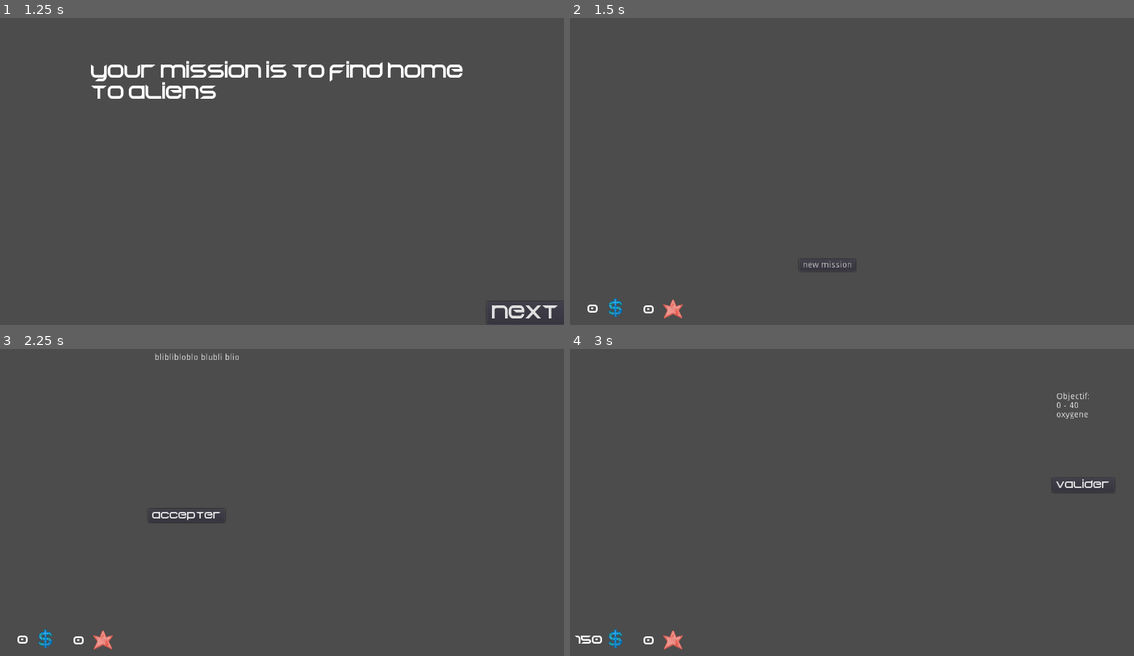
Above: before the commit, frames 1-4 (two rows, left to right).
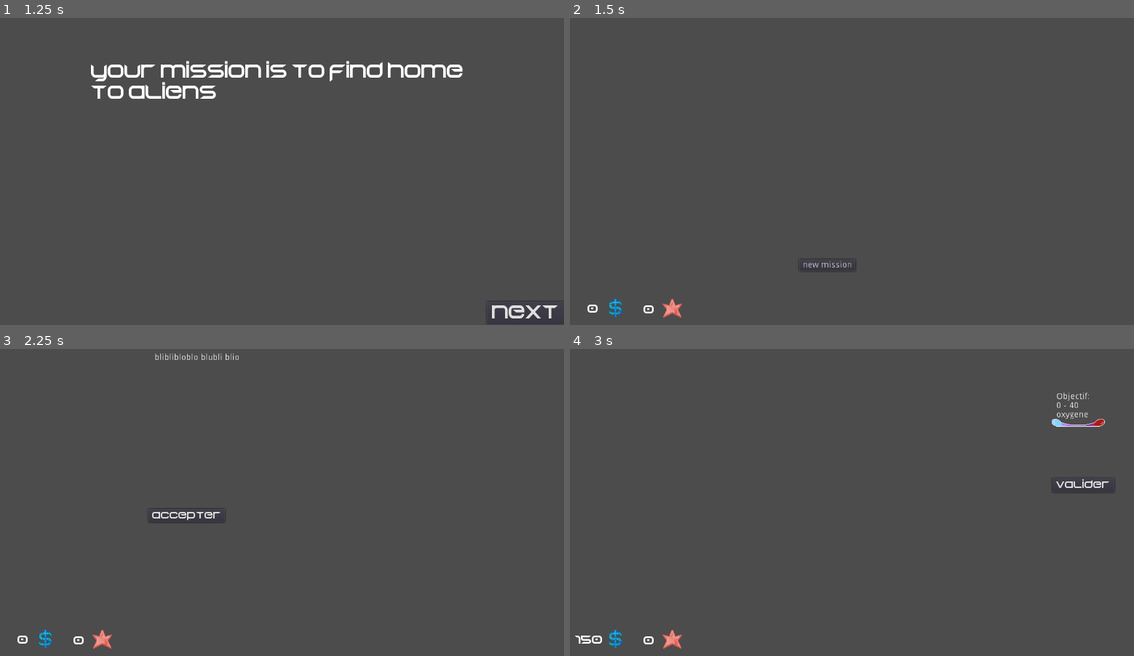
Above: after the commit, the same moments.

Repository: RyanHerb/-jubilant-octo-robot
Game: Godot game, scene res://Main.tscn
Same seed, same stepped clock (60 frames per second), same inputs: the game is played once before the commit and once after it.
Inputs:
- Up to frame 1 (1.25 s): click "start" at 0.5 s
- Up to frame 2 (1.5 s): click "next" at 1.25 s
- Up to frame 3 (2.25 s): click "new mission" at 2 s
- Up to frame 4 (3 s): click "accepter" at 2.75 s

Frame 1 is identical in both runs. In frame 2, less than 0.1% of the frame differs, in the area x 16-20%, y 91-98%; in frame 3, less than 0.1%; in frame 4, 0.2%, in the area x 16-95%, y 22-98%.

Commit message:
icone temp added

Diff:
--- a/HUDBureau.gd
+++ b/HUDBureau.gd
@@ -27,7 +27,7 @@
 	$NewMission.show()
 
 func mission_validated(mission):
-	$Objectifs.show()
+	objectif_show()
 	$FinishMissionButton.show()
 	update_money(mission.get_budget())
 	$Objectifs.clear()
@@ -50,7 +50,7 @@
 func hide_all():
 	$AffichMissionButton.hide()
 	hide_money_prestige()
-	$Objectifs.hide()
+	objectif_hide()
 	$FinishMissionButton.hide()
 	$Fin.hide()
 	$NewMission.hide()
@@ -70,6 +70,14 @@
 	$Prestige.hide()
 	$SymbolePrestige.hide()
 
+func objectif_hide():
+	$Objectifs.hide()
+	$IconeTemp.hide()
+
+func objectif_show():
+	$Objectifs.show()
+	$IconeTemp.show()
+
 func _on_AcceptMission_pressed():
 	$RecapMission.show()
 	$AcceptMission.hide()
@@ -80,7 +88,7 @@
 
 func _on_FinishMissionButton_pressed():
 	$FinishMissionButton.hide()
-	$Objectifs.hide()
+	objectif_hide()
 	update_prestige()
 	emit_signal("mission_finished")
 
--- a/HUDBureau.tscn
+++ b/HUDBureau.tscn
@@ -1,29 +1,30 @@
-[gd_scene load_steps=11 format=2]
+[gd_scene load_steps=12 format=2]
 
 [ext_resource path="res://assets/Begok v15_2015___free.ttf" type="DynamicFontData" id=1]
 [ext_resource path="res://HUDBureau.gd" type="Script" id=2]
 [ext_resource path="res://assets/icons_ui/cash.png" type="Texture" id=3]
 [ext_resource path="res://assets/icons_ui/prestige.png" type="Texture" id=4]
+[ext_resource path="res://assets/icons_ui/temperature_jauge_slim.png" type="Texture" id=5]
 
-[sub_resource type="DynamicFont" id=9]
+[sub_resource type="DynamicFont" id=1]
 font_data = ExtResource( 1 )
 
-[sub_resource type="DynamicFont" id=10]
+[sub_resource type="DynamicFont" id=2]
 size = 20
 font_data = ExtResource( 1 )
 
-[sub_resource type="DynamicFont" id=5]
+[sub_resource type="DynamicFont" id=3]
 size = 20
 font_data = ExtResource( 1 )
 
-[sub_resource type="DynamicFont" id=7]
+[sub_resource type="DynamicFont" id=4]
 font_data = ExtResource( 1 )
 
-[sub_resource type="DynamicFont" id=11]
+[sub_resource type="DynamicFont" id=5]
 size = 35
 font_data = ExtResource( 1 )
 
-[sub_resource type="DynamicFont" id=12]
+[sub_resource type="DynamicFont" id=6]
 font_data = ExtResource( 1 )
 
 [node name="HUDBureau" type="Node2D"]
@@ -113,7 +114,7 @@
 }
 
 [node name="SymbolePrestige" type="Sprite" parent="."]
-position = Vector2( 181.079, 346.78 )
+position = Vector2( 179.819, 345.52 )
 texture = ExtResource( 4 )
 __meta__ = {
 "_edit_group_": true
@@ -128,12 +129,16 @@
 margin_top = -61.2381
 margin_right = 914.703
 margin_bottom = 0.761902
-custom_fonts/mono_font = SubResource( 12 )
+custom_fonts/mono_font = SubResource( 6 )
 text = "objectif"
 __meta__ = {
 "_edit_group_": true,
 "_edit_use_anchors_": false
 }
+
+[node name="IconeTemp" type="Sprite" parent="."]
+position = Vector2( 848.958, -11.3461 )
+texture = ExtResource( 5 )
 [connection signal="pressed" from="AffichMissionButton" to="." method="_on_AffichMissionButton_pressed"]
 [connection signal="pressed" from="FinishMissionButton" to="." method="_on_FinishMissionButton_pressed"]
 [connection signal="pressed" from="NewMission" to="." method="_on_NewMission_pressed"]
--- a/Main.gd
+++ b/Main.gd
@@ -26,7 +26,6 @@
 	$HUDBureau.new_mission()
 	yield($HUDBureau, "see_missionIntro")
 	mission.show_intro_mission()
-	mission.connect("mission_accepte", $HUDBureau, "mission_validated")
 	yield($EntreMissions, "timeout")
 	$EntreMissions.stop()
 
@@ -36,7 +35,6 @@
 	$HUDBureau.new_mission()
 	yield($HUDBureau, "see_missionIntro")
 	mission.show_intro_mission()
-	mission.connect("mission_accepte", $HUDBureau, "mission_validated")
 	yield($EntreMissions, "timeout")
 	$HUDBureau.end_game()
 
Not shown: 5 places in HUDBureau.tscn that only renumber resources
